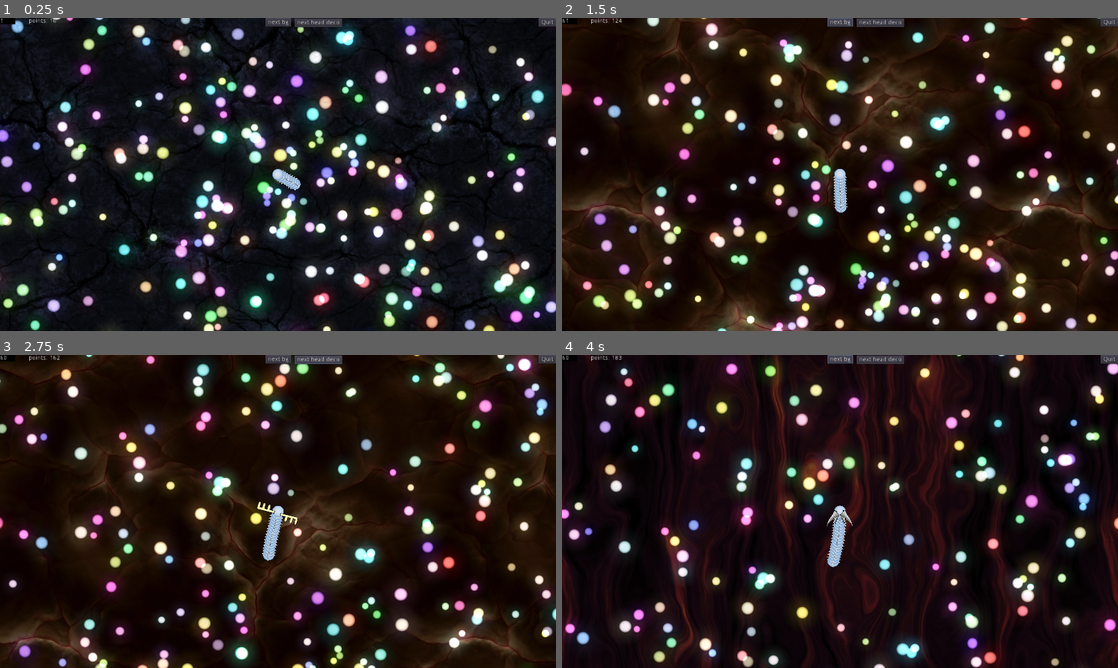
Above: before the commit, frames 1-4 (two rows, left to right).
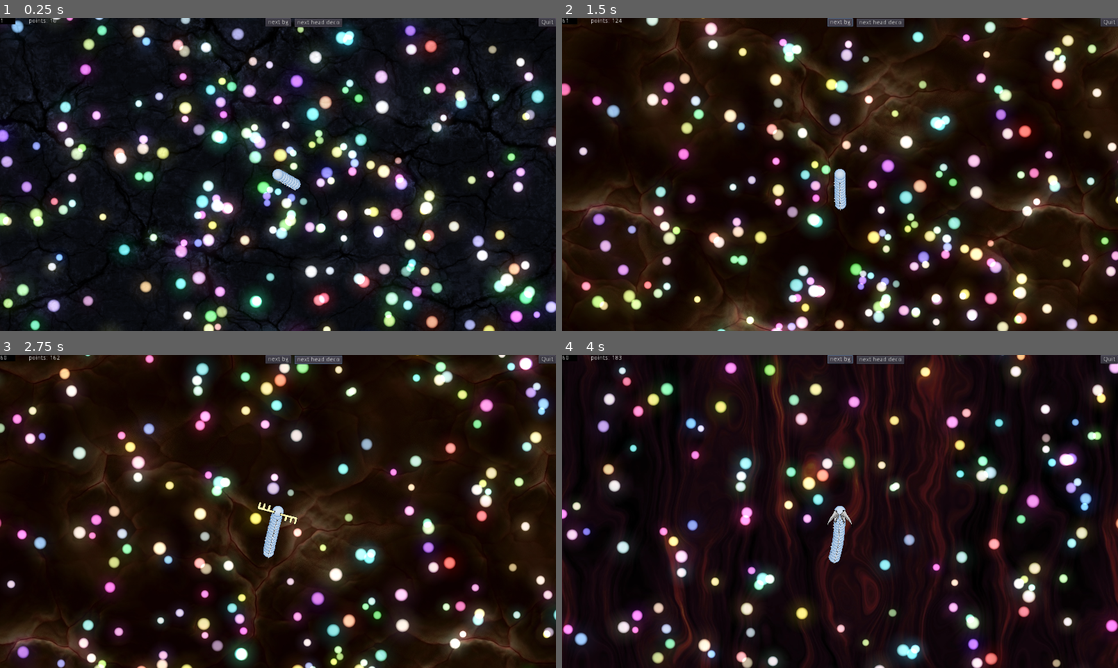
Above: after the commit, the same moments.

Repository: PostPollux/wriggly-worms
Game: Godot game, scene res://game.tscn
Same seed, same stepped clock (60 frames per second), same inputs: the game is played once before the commit and once after it. The engine's default icon, where the game draws it, is replaced by a stand-in: a white triangle on a blue panel in a dark square.
Inputs:
- Up to frame 1 (0.25 s): no input
- Up to frame 2 (1.5 s): click "next bg" at 0.5 s; click "next bg" at 1.25 s
- Up to frame 3 (2.75 s): click "next head deco" at 2 s
- Up to frame 4 (4 s): click "next head deco" at 2.75 s; click "next bg" at 3.5 s

The runs differ from the first frame. In frame 1, less than 0.1% of the frame differs, in the area x 49-54%, y 48-55%; in frame 2, 3.8%; in frame 3, 4.5%; in frame 4, 4.6%, in the area x 0-100%, y 0-100%.

Commit message:
improve worm mechanics

Diff:
--- a/Worms/ActiveHead.gd
+++ b/Worms/ActiveHead.gd
@@ -7,10 +7,13 @@
 var turbo_speed : float = 9
 var acceleration : float = 0.2
 var default_worm_flexibility : float = 5
-var last_movement_vector = Vector2()
-var desired_movement_vector = Vector2()
+var last_movement_vector : Vector2
+var desired_movement_vector : Vector2
 
 onready var camera : Camera2D = $"Camera2D"
+
+signal update_next_segment
+
 
 # Called when the node enters the scene tree for the first time.
 func _ready() -> void:
@@ -43,6 +46,7 @@
 		self.look_at(self.position + calculated_movement_vector)
 		self.position += calculated_movement_vector * current_speed
 
+		emit_signal("update_next_segment", last_movement_vector * -1)
 
 
 func _on_Area2D_area_entered(area: Area2D) -> void:
--- a/Worms/Segment.gd
+++ b/Worms/Segment.gd
@@ -6,19 +6,60 @@
 var PreviousSegment : Node2D
 var distance_correct : bool = false
 
+signal update_next_segment
+
 
 # Called when the node enters the scene tree for the first time.
 func _ready() -> void:
-	pass # Replace with function body.
+	PreviousSegment.connect("update_next_segment", self, "update_segment")
+
 
 # Called every frame. 'delta' is the elapsed time since the previous frame.
 func _process(delta: float) -> void:
+	pass
 
-	if is_instance_valid(PreviousSegment):
-		if distance_correct:
-			self.scale = Vector2(Worm.current_scale, Worm.current_scale)
-			self.position = PreviousSegment.position + Worm.worm_segment_distance * Worm.current_scale * (self.position - PreviousSegment.position ).normalized()
+
+
+func update_segment(motion_vec_from_prev_segment):
+
+	if distance_correct:
+
+		var pos_before_moving : Vector2 = self.position
+
+		# set scale
+		self.scale = Vector2(Worm.current_scale, Worm.current_scale)
+
+		# set position
+		var vec_from_prev_segment_to_self : Vector2 = (self.position - PreviousSegment.position )
+
+		var new_calculated_dir_vec : Vector2 = (vec_from_prev_segment_to_self + motion_vec_from_prev_segment).normalized()
+		self.position = PreviousSegment.position + Worm.worm_segment_distance * Worm.current_scale * new_calculated_dir_vec
+
+		# set rotation
+		if Worm.worm_3d_rotate_effect:
+			pass # doing nothing to the segment rotation will result in a cool 3d effect
+		else:
 			self.look_at(PreviousSegment.position)
-		else:
-			if (PreviousSegment.position - self.position).length() > Worm.worm_segment_distance * Worm.current_scale:
-				distance_correct = true
+
+		emit_signal("update_next_segment", (pos_before_moving - self.position))
+	else:
+		if (PreviousSegment.position - self.position).length() > Worm.worm_segment_distance * Worm.current_scale:
+			distance_correct = true
+
+
+#		if distance_correct:
+#
+#			# set scale
+#			self.scale = Vector2(Worm.current_scale, Worm.current_scale)
+#
+#			# set position
+#			var direction_vector_from_previous_segment_to_self : Vector2 = (self.position - PreviousSegment.position ).normalized()
+#			self.position = PreviousSegment.position + Worm.worm_segment_distance * Worm.current_scale * direction_vector_from_previous_segment_to_self
+#
+#			# set rotation
+#			self.look_at(PreviousSegment.position)
+#
+#			emit_signal("update_next_segment")
+#		else:
+#			if (PreviousSegment.position - self.position).length() > Worm.worm_segment_distance * Worm.current_scale:
+#				distance_correct = true
--- a/Worms/Worm.gd
+++ b/Worms/Worm.gd
@@ -5,6 +5,7 @@
 var worm_points : float = 10
 var worm_start_segments : int = 10
 var worm_segment_distance : float = 6
+var worm_3d_rotate_effect : bool = true
 
 var worm_scale : float = 1.0
 
@@ -29,12 +30,12 @@
 
 	worm_points += points
 
-	worm_scale = 1 + float(worm_points) / 2000
+	worm_scale = 1 + float(worm_points) / 3500
 
 	ScaleTween.interpolate_property(self, "current_scale", current_scale, worm_scale,2.0,Tween.TRANS_CUBIC,Tween.EASE_OUT)
 	ScaleTween.start()
 
-	var needed_segments = (worm_points / 10) / max(worm_scale * 0.5, 1)
+	var needed_segments = (worm_points / 10) / max(worm_scale, 1)
 
 	if needed_segments > current_segment_count:
 		for i in range(0, needed_segments - current_segment_count):
